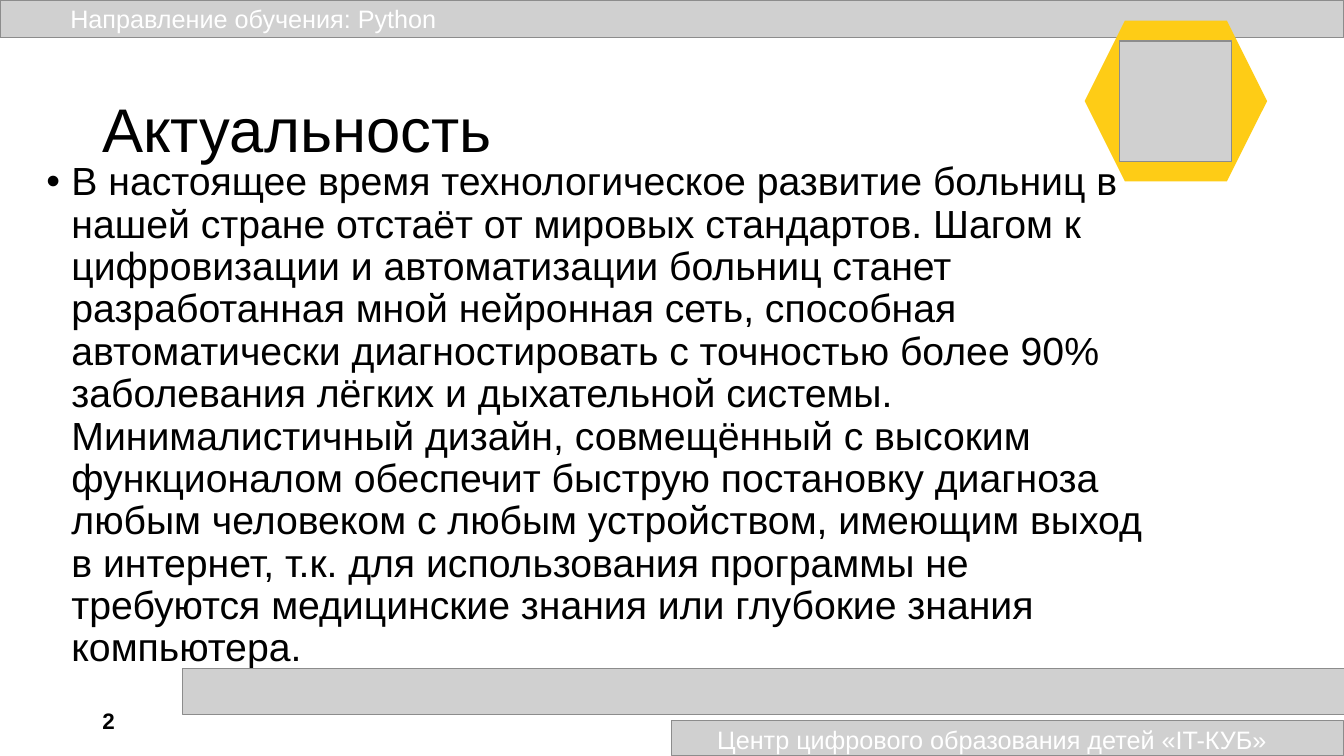
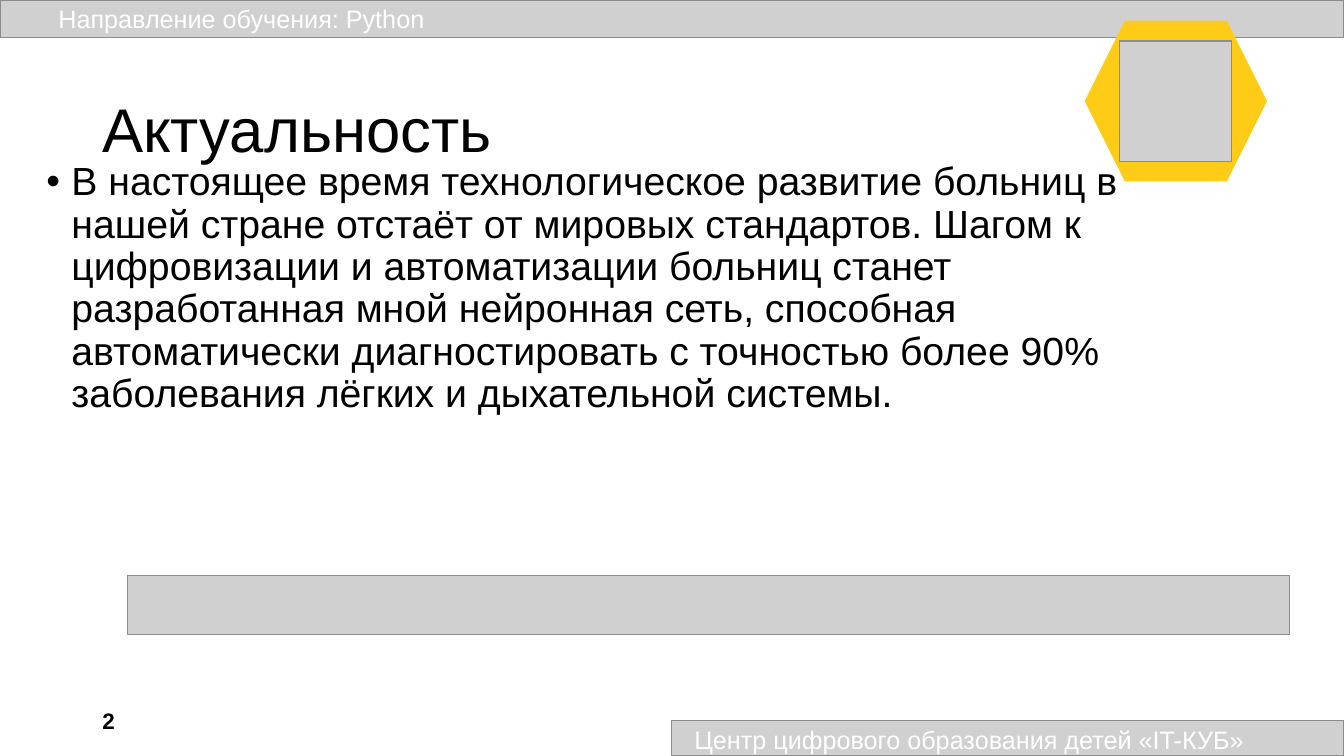
Before and after one commit to AdvoCut007/RayTensor, a slide deck: slide 2 of static/presentation/RayTensor.pptx. Drawn at 1344x756 pixels with LibreOffice and Linux fonts; fonts in the diff are those of the drawing; grey boxes stand for pictures; background and template pictures are left out. Boxes give left, top, right and bottom in pixels: in the first picture for what was removed or moved away, otherwise in the second. Text is boxed around its words. In the diff, an @@ line names an element or a change of style, - is before the commit and + after.

```diff
--- a/static/presentation/RayTensor.pptx
+++ b/static/presentation/RayTensor.pptx
@@ text "Направление обучения: Python": place and size @@
-text "Направление обучения: Python" at box(70, 10, 436, 33)
+text "Направление обучения: Python" at box(58, 10, 424, 33)
@@ text at box(71, 164, 1117, 415): text changed @@
-• В настоящее время технологическое развитие больниц в нашей стране отстаёт от мировых стандартов. Шагом к цифровизации и автоматизации больниц станет разработанная мной нейронная сеть, способная автоматически диагностировать с точностью более 90% заболевания лёгких и дыхательной системы. Минималистичный дизайн, совмещённый с высоким функционалом обеспечит быструю постановку диагноза любым человеком с любым устройством, имеющим выход в интернет, т.к. для использования программы не требуются медицинские знания или глубокие знания компьютера.
+• В настоящее время технологическое развитие больниц в нашей стране отстаёт от мировых стандартов. Шагом к цифровизации и автоматизации больниц станет разработанная мной нейронная сеть, способная автоматически диагностировать с точностью более 90% заболевания лёгких и дыхательной системы.
@@ picture: place and size @@
-picture at box(182, 668, 1344, 715)
+picture at box(128, 576, 1291, 635)
@@ text "Центр цифрового образования детей «IT-КУБ»": place and size @@
-text "Центр цифрового образования детей «IT-КУБ»" at box(717, 731, 1267, 754)
+text "Центр цифрового образования детей «IT-КУБ»" at box(694, 731, 1244, 754)
```
Also in this commit, not shown: 5 other slides changed, 1 slide added, 2 slides removed, 2 other files.
